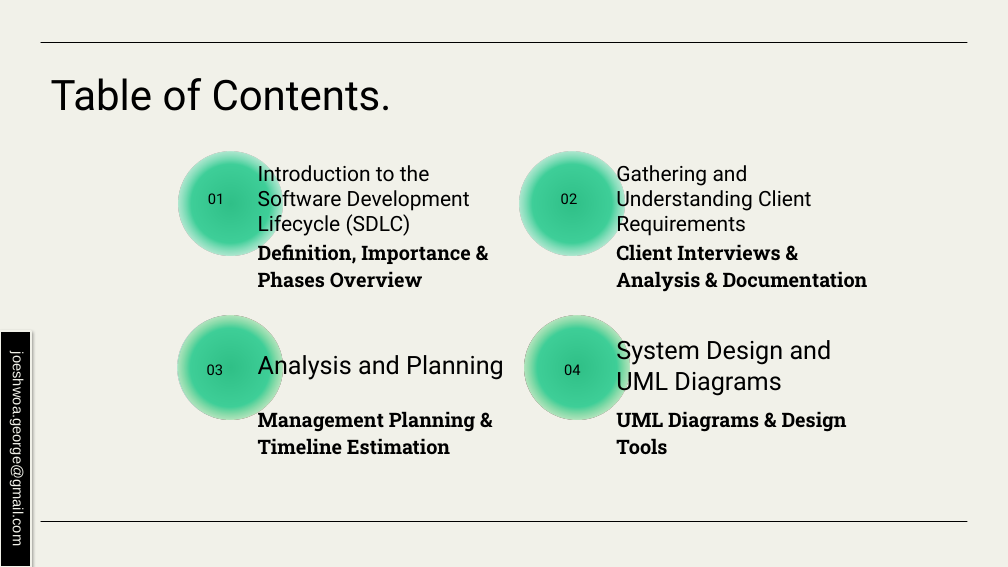
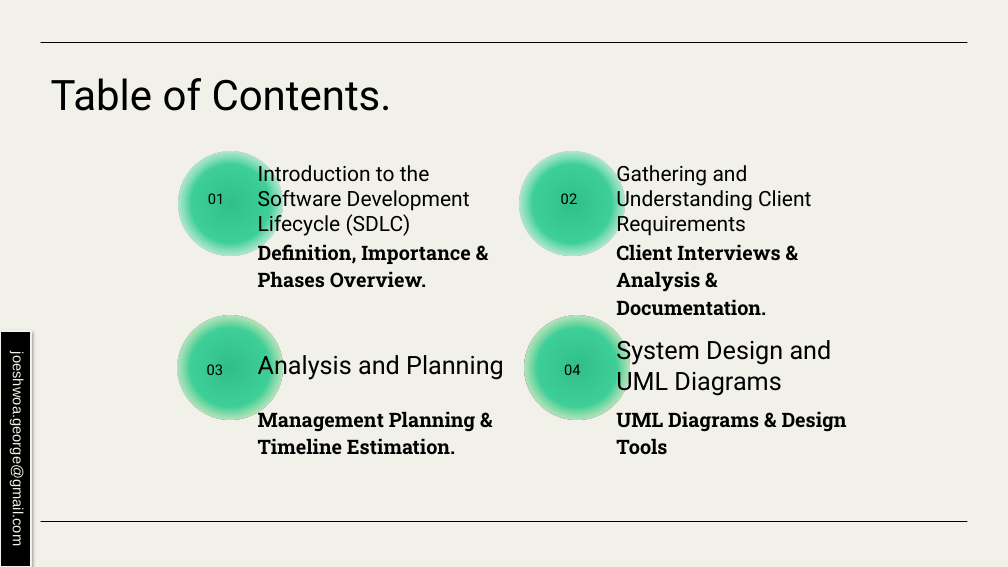
Before and after one commit to joeshwoa/Supabase_course_content, a slide deck: slide 4 of Mastering Supabase Session13.pptx. Drawn at 1008x567 pixels with LibreOffice and Linux fonts; fonts in the diff are those of the drawing. Boxes give left, top, right and bottom in pixels: in the first picture for what was removed or moved away, otherwise in the second. Text is boxed around its words. In the diff, an @@ line names an element or a change of style, - is before the commit and + after.

```diff
--- a/Mastering Supabase Session13.pptx
+++ b/Mastering Supabase Session13.pptx
@@ text at (258,241,471,288): text changed @@
-Definition, Importance & Phases Overview
+Definition, Importance & Phases Overview.
@@ text at (616,244,780,315): text changed @@
-Client Interviews & Analysis & Documentation
+Client Interviews & Analysis & Documentation.
@@ text at (258,408,475,455): text changed @@
-Management Planning & Timeline Estimation
+Management Planning & Timeline Estimation.
```
Also in this commit, not shown: 1 other slide changed, 2 other files.
